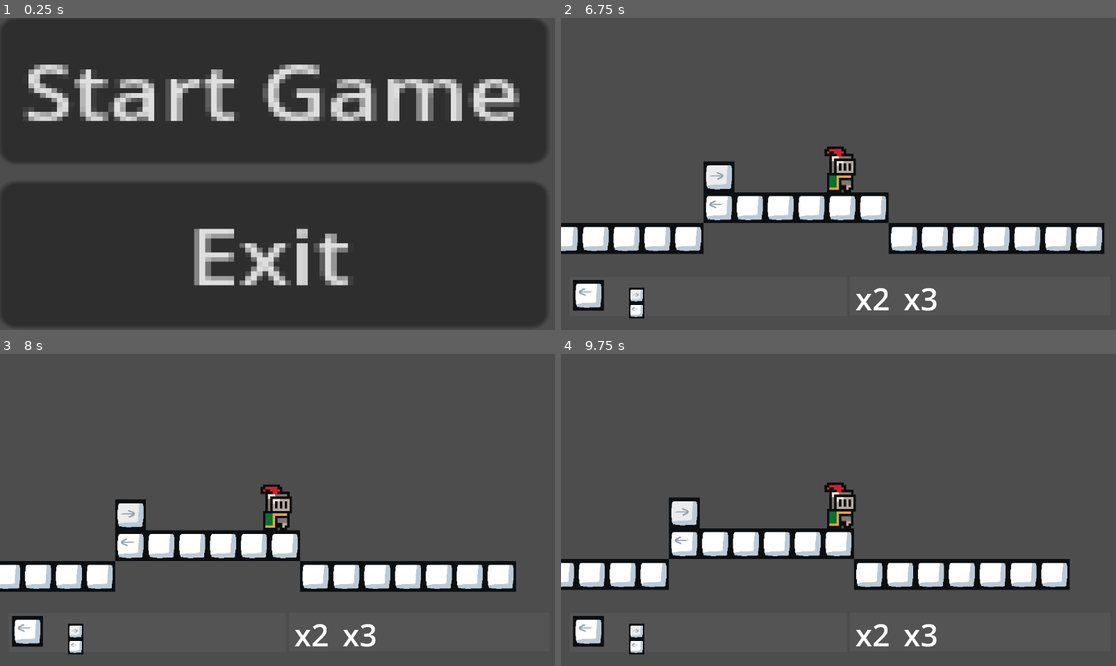
Above: before the commit, frames 1-4 (two rows, left to right).
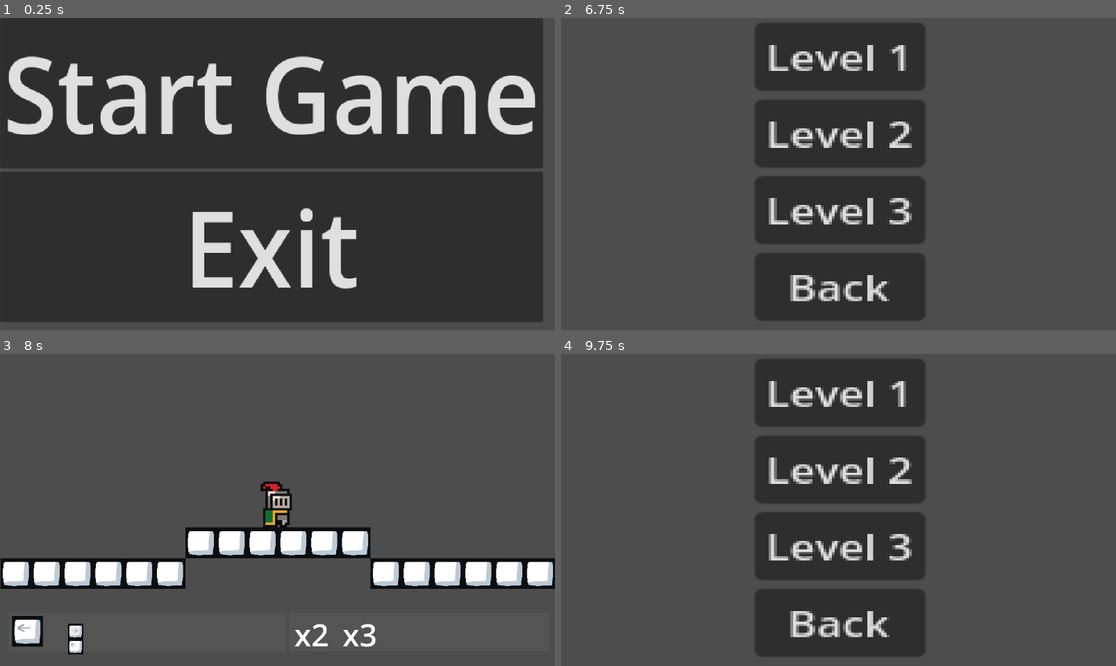
Above: after the commit, the same moments.

Repository: matt-neave/shapeEscape
Game: Godot game, scene res://scenes/menu.tscn
The game is run twice, just before and just after one commit, with the same random seed, the same clock (stepped at 60 frames per second) and the same inputs.
Inputs (mouse positions are in pixels of both pictures, inside the frame that each line leads up to):
- Up to frame 1 (0.25 s): no input
- Up to frame 2 (6.75 s): click "Start Game" at 0.5 s; click "Back" at 1.25 s; click "Start Game" at 2 s; click "Level 1" at 2.75 s; click (588, 295) at 3.52 s; tap Enter (ui_accept) at 4.25, 4.52, 5.27 s; move the mouse to (960, 158) at 4.27 s; hold Right (ui_right) 4.28-5.78 s; tap P (placement) at 4.35, 6.6 s; move the mouse to (727, 189) at 5.02 s; click (727, 189) at 5.1 s; move the mouse to (894, 105) at 5.77 s; hold Left (ui_left) 5.78-6.53 s; right-click (894, 105) at 5.85 s; move the mouse to (810, 236) at 6.52 s; hold Right (ui_right) from 6.53 s (still down)
- Up to frame 3 (8 s): tap Enter (ui_accept) at 6.77 s; release Right (ui_right) at 7.25 s; click (277, 391) at 7.25 s, where only the run after the commit has a clickable "Level 1"
- Up to frame 4 (9.75 s): move the mouse to (1005, 556) at 8.02 s; hold Right (ui_right) 8.03-8.78 s; click (1005, 556) at 8.1 s; tap Enter (ui_accept) at 8.27, 9.02 s; move the mouse to (672, 463) at 8.77 s; hold Left (ui_left) 8.78-9.53 s; right-click (672, 463) at 8.85 s; move the mouse to (866, 510) at 9.52 s; hold Right (ui_right) from 9.53 s (still down); tap P (placement) at 9.6 s

The runs differ from the first frame. In frame 1, 20% of the frame differs, in the area x 0-99%, y 0-99%; in frame 2, 34%, in the area x 0-98%, y 1-97%; in frame 3, 11%; in frame 4, 33%.
Error before the commit: Invalid access of index '0' on a base object of type: 'Array'. (res://scripts/tile_draw_controller.gd:120)

Commit message:
game-loop completed

Diff:
--- /dev/null
+++ b/fonts/available_multiplier.tres
@@ -0,0 +1,4 @@
+[gd_resource type="LabelSettings" format=3 uid="uid://w4vi2ub2x5dk"]
+
+[resource]
+font_size = 256
--- a/map_resources/world_tile_set.tres
+++ b/map_resources/world_tile_set.tres
@@ -6,58 +6,26 @@
 texture = ExtResource("1_01qya")
 texture_region_size = Vector2i(64, 64)
 0:0/0 = 0
-0:0/0/physics_layer_0/linear_velocity = Vector2(0, 0)
-0:0/0/physics_layer_0/angular_velocity = 0.0
 0:0/0/physics_layer_0/polygon_0/points = PackedVector2Array(-32, -32, 32, -32, 32, 32, -32, 32)
 1:0/0 = 0
-1:0/0/physics_layer_0/linear_velocity = Vector2(0, 0)
-1:0/0/physics_layer_0/angular_velocity = 0.0
 1:0/0/physics_layer_0/polygon_0/points = PackedVector2Array(-32, -32, 32, -32, 32, 32, -32, 32)
 2:0/0 = 0
-2:0/0/physics_layer_0/linear_velocity = Vector2(0, 0)
-2:0/0/physics_layer_0/angular_velocity = 0.0
 3:0/0 = 0
-3:0/0/physics_layer_0/linear_velocity = Vector2(0, 0)
-3:0/0/physics_layer_0/angular_velocity = 0.0
 0:1/0 = 0
-0:1/0/physics_layer_0/linear_velocity = Vector2(0, 0)
-0:1/0/physics_layer_0/angular_velocity = 0.0
 0:1/0/physics_layer_0/polygon_0/points = PackedVector2Array(-32, -32, 32, -32, 32, 32, -32, 32)
 1:1/0 = 0
-1:1/0/physics_layer_0/linear_velocity = Vector2(0, 0)
-1:1/0/physics_layer_0/angular_velocity = 0.0
 1:1/0/physics_layer_0/polygon_0/points = PackedVector2Array(-32, -32, 32, -32, 32, 32, -32, 32)
 2:1/0 = 0
-2:1/0/physics_layer_0/linear_velocity = Vector2(0, 0)
-2:1/0/physics_layer_0/angular_velocity = 0.0
 3:1/0 = 0
-3:1/0/physics_layer_0/linear_velocity = Vector2(0, 0)
-3:1/0/physics_layer_0/angular_velocity = 0.0
 0:2/0 = 0
-0:2/0/physics_layer_0/linear_velocity = Vector2(0, 0)
-0:2/0/physics_layer_0/angular_velocity = 0.0
 0:2/0/physics_layer_0/polygon_0/points = PackedVector2Array(-32, -32, 32, -32, 32, 32, -32, 32)
 1:2/0 = 0
-1:2/0/physics_layer_0/linear_velocity = Vector2(0, 0)
-1:2/0/physics_layer_0/angular_velocity = 0.0
 2:2/0 = 0
-2:2/0/physics_layer_0/linear_velocity = Vector2(0, 0)
-2:2/0/physics_layer_0/angular_velocity = 0.0
 3:2/0 = 0
-3:2/0/physics_layer_0/linear_velocity = Vector2(0, 0)
-3:2/0/physics_layer_0/angular_velocity = 0.0
 0:3/0 = 0
-0:3/0/physics_layer_0/linear_velocity = Vector2(0, 0)
-0:3/0/physics_layer_0/angular_velocity = 0.0
 1:3/0 = 0
-1:3/0/physics_layer_0/linear_velocity = Vector2(0, 0)
-1:3/0/physics_layer_0/angular_velocity = 0.0
 2:3/0 = 0
-2:3/0/physics_layer_0/linear_velocity = Vector2(0, 0)
-2:3/0/physics_layer_0/angular_velocity = 0.0
 3:3/0 = 0
-3:3/0/physics_layer_0/linear_velocity = Vector2(0, 0)
-3:3/0/physics_layer_0/angular_velocity = 0.0
 
 [resource]
 tile_size = Vector2i(64, 64)
--- a/project.godot
+++ b/project.godot
@@ -12,13 +12,14 @@
 
 config/name="shape_escape"
 run/main_scene="res://scenes/menu.tscn"
-config/features=PackedStringArray("4.2", "Forward Plus")
+config/features=PackedStringArray("4.3", "Forward Plus")
 config/icon="res://icon.svg"
 
 [autoload]
 
 SoundManager="*res://scripts/sound_manager.gd"
 GameController="*res://scripts/game_controller.gd"
+GameManager="*res://scripts/game_manager.gd"
 
 [input]
 
@@ -34,7 +35,7 @@
 }
 placement={
 "deadzone": 0.5,
-"events": [Object(InputEventKey,"resource_local_to_scene":fa …(172 unchanged characters)… eycode":80,"key_label":0,"unicode":112,"echo":false,"script":null)
+"events": [Object(InputEventKey,"resource_local_to_scene":fa …(172 unchanged characters)… eycode":80,"key_label":0,"unicode":112,"location":0,"echo":false,"script":null)
 ]
 }
 
--- a/scenes/available_multiplier.tscn
+++ b/scenes/available_multiplier.tscn
@@ -2,11 +2,9 @@
 
 [ext_resource type="Script" path="res://scripts/available_shape.gd" id="1_weeca"]
 [ext_resource type="Script" path="res://scripts/drag_multiplier.gd" id="2_7cn3y"]
+[ext_resource type="LabelSettings" uid="uid://w4vi2ub2x5dk" path="res://fonts/available_multiplier.tres" id="2_wrr8y"]
 
 [sub_resource type="StyleBoxEmpty" id="StyleBoxEmpty_iah11"]
-
-[sub_resource type="LabelSettings" id="LabelSettings_fxdy5"]
-font_size = 256
 
 [sub_resource type="StyleBoxEmpty" id="StyleBoxEmpty_nf5pf"]
 
@@ -37,7 +35,7 @@
 [node name="Label" type="Label" parent="Panel/CenterContainer"]
 layout_mode = 2
 text = "x2"
-label_settings = SubResource("LabelSettings_fxdy5")
+label_settings = ExtResource("2_wrr8y")
 
 [node name="Button" type="Button" parent="."]
 layout_mode = 0
--- a/scenes/menu.tscn
+++ b/scenes/menu.tscn
@@ -11,18 +11,20 @@
 layout_mode = 1
 offset_right = 96.0
 offset_bottom = 66.0
-scale = Vector2(11.8422, 9.74002)
+scale = Vector2(1.599, 1.70731)
 
 [node name="VBoxContainer" type="VBoxContainer" parent="CenterContainer"]
 layout_mode = 2
 
 [node name="Start" type="Button" parent="CenterContainer/VBoxContainer"]
 layout_mode = 2
+theme_override_font_sizes/font_size = 128
 text = "Start Game"
 script = ExtResource("1_i7b7b")
 
 [node name="Exit" type="Button" parent="CenterContainer/VBoxContainer"]
 layout_mode = 2
+theme_override_font_sizes/font_size = 128
 text = "Exit
 "
 script = ExtResource("1_jacub")
--- a/scenes/sample_world.tscn
+++ b/scenes/sample_world.tscn
@@ -19,13 +19,12 @@
 layer_0/name = "base_map"
 layer_0/tile_data = PackedInt32Array(65533, 0, 2, 65534, 0, 2, 65535, 0, 2, 0, 0, 2, 1, 0, 2, 2, 0, 2, 131068, 0, 2, 131067, 0, 2, 131066, 0, 2, 131065, 0, 2, 131064, 0, 2, 131063, 0, 2, 65539, 0, 2, 65540, 0, 2, 65541, 0, 2, 65542, 0, 2, 65543, 0, 2, 65544, 0, 2, 65545, 0, 2)
 layer_1/name = "placed_tiles"
-layer_1/tile_data = PackedInt32Array()
 layer_2/name = "placement_tiles"
-layer_2/tile_data = PackedInt32Array()
 script = ExtResource("2_x5ed3")
 
 [node name="Player" parent="." instance=ExtResource("2_xc0v7")]
 position = Vector2(-1, -35)
+collision_layer = 1
 
 [node name="UI" type="CanvasLayer" parent="."]
 
--- a/scripts/game_manager.gd
+++ b/scripts/game_manager.gd
@@ -9,7 +9,6 @@
 var levels = ["res://scenes/sample_world.tscn"]
 var current_level_index = 0
 
-
 var current_state: GameState = GameState.MENU
 
 func _ready():
@@ -17,16 +16,16 @@
 
 func _go_to_menu():
 	current_state = GameState.MENU
-	get_tree().change_scene("res://scenes/menu.tscn")
+	get_tree().change_scene_to_file("res://scenes/menu.tscn")
 
 func _go_to_level_select():
 	current_state = GameState.LEVEL_SELECT
-	get_tree().change_scene("res://scenes/level_select.tscn")
+	get_tree().change_scene_to_file("res://scenes/level_select.tscn")
 
 func _start_level(level_path: String):
 	level_path = levels[current_level_index]
 	current_state = GameState.GAMEPLAY
-	get_tree().change_scene(level_path)
+	get_tree().change_scene_to_file(level_path)
 
 func _on_level_complete():
 	current_level_index += 1
--- a/scripts/goal.gd
+++ b/scripts/goal.gd
@@ -5,16 +5,10 @@
 func _ready() -> void:
 	pass # Replace with function body.
 
-@onready var game_manager = get_node("res://scenes/level_select.tscn")
-
 # Function called when another body enters the trigger area
 func _on_LevelCompleteTrigger_body_entered(body):
 	if body.name == "Player":  # Assuming your player character's name is "Player"
-		game_manager._on_level_complete()  # Call the level complete function
-	else:
-		print("woah")
-		print(body.name)
-
+		GameManager._on_level_complete()  # Call the level complete function
 
 # Called every frame. 'delta' is the elapsed time since the previous frame.
 func _process(delta: float) -> void:
